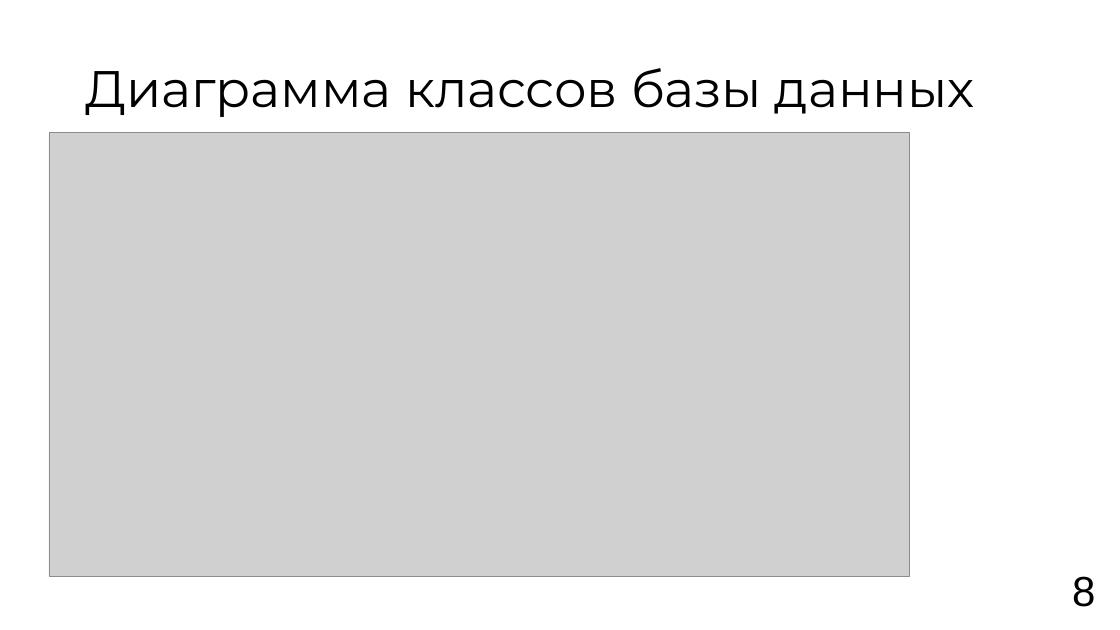
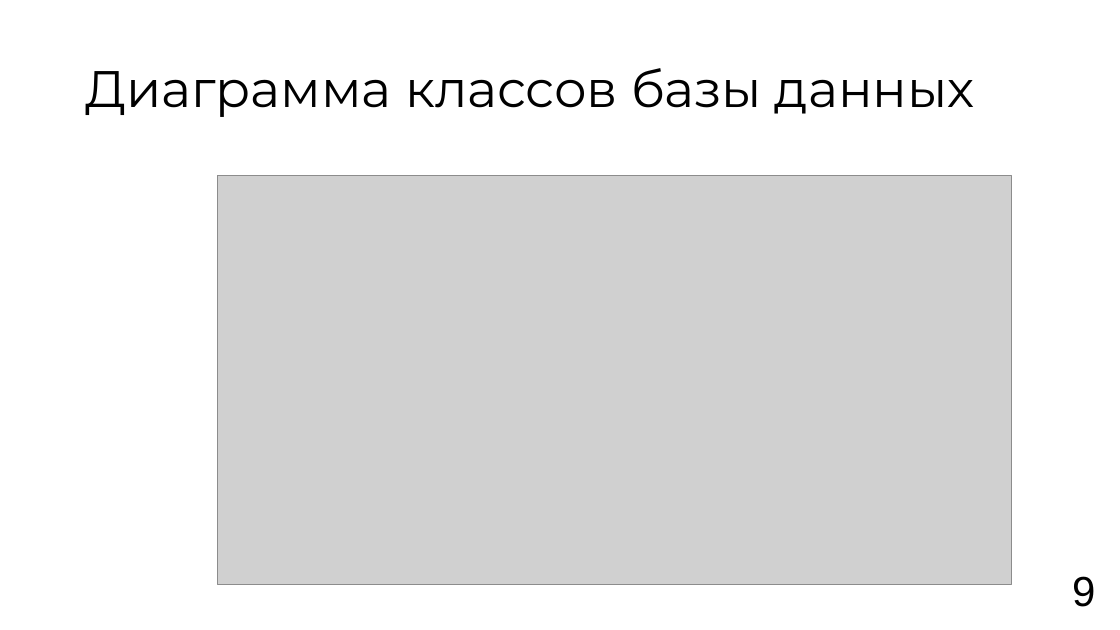
Before and after one commit to vafeenLabs/demo-coursework_6-semester, a slide deck: slide 9 of Vafeen_3_61_presentation.pptx (slide 8 before the commit). Drawn at 1120x630 pixels with LibreOffice and Linux fonts; fonts in the diff are those of the drawing; grey boxes stand for pictures. Boxes give left, top, right and bottom in pixels: in the first picture for what was removed or moved away, otherwise in the second. Text is boxed around its words. In the diff, an @@ line names an element or a change of style, - is before the commit and + after.

```diff
--- a/Vafeen_3_61_presentation.pptx
+++ b/Vafeen_3_61_presentation.pptx
@@ picture: place and size @@
-picture at (49, 133, 910, 576)
+picture at (217, 175, 1012, 584)
@@ text at (1072, 576, 1095, 607): text changed @@
-8
+9
```
Also in this commit, not shown: 5 other slides changed, 1 slide added, 2 other files.
